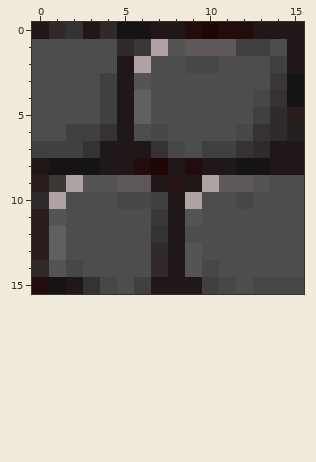
Pixel-art sprite: data/assets/wall/wall3.png. That is the earlier state.
The file is 16x16 pixels. Colours within 5 levels of each other are drawn and written as one.
After:
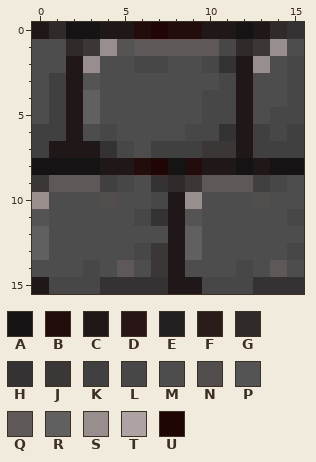
Palette (. is transparent): A #151313  B #220c0c  C #201818  D #281616  E #222020  F #2b1c1c  G #302a2a  H #343232  J #3b3737  K #414040  L #484747  M #4d4d4d  N #534e4e  P #545454  Q #5f5858  R #616060  S #998e8e  T #aea2a2  U #200505
Edits made:
Changed rows in their new state; - is an unchanged pixel.
first column x 0:
 0 --AACCBUB-CCA-GH
 1 --GJSPQQQ--LGJSM
 2 --CS-MLL-M-HCSML
 3 -KCPMMM----LC-ML
 4 -KCRMMM---LLCMML
 5 -KCRMMM---LLCMLL
 6 KKCMLM-M-LLHCKLK
 7 -CCCHLMKKKJJCKKK
 8 A-------A----CAA
 9 JQQQKLMHGJQ--KL-
10 SM--NMML-S--MN--
11 PM----LH-------L
12 RM-----M-R------
13 RM----LJ-R-----L
14 MMML-Q-J-MM-L-Q-
15 CLLLHHHH--L-LHHH
